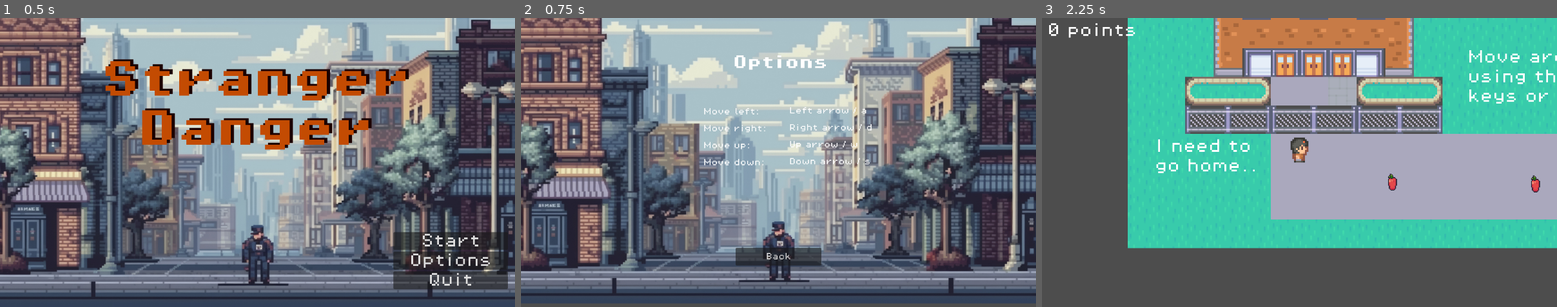
Above: before the commit, frames 1-3 (left to right).
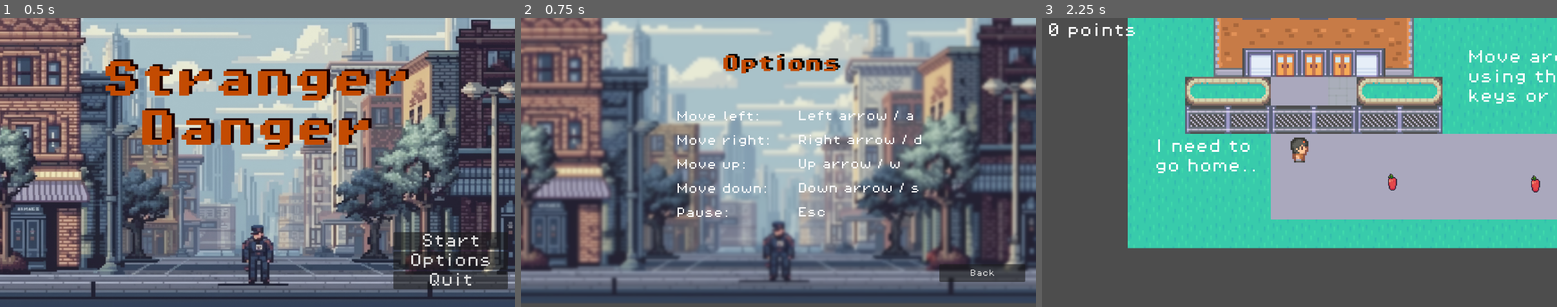
Above: after the commit, the same moments.

Repository: sapatel8/CitySafetyGame
Game: Godot game, scene res://scenes/control.tscn
Same seed, same stepped clock (60 frames per second), same inputs: the game is played once before the commit and once after it.
Inputs:
- Up to frame 1 (0.5 s): no input
- Up to frame 2 (0.75 s): click "Options" at 0.5 s
- Up to frame 3 (2.25 s): click "Back" at 1.25 s; click "Start" at 2 s

Frame 1 is identical in both runs. In frame 2, 12% of the frame differs, in the area x 0-100%, y 0-94%; in frame 3, nothing differs.

Commit message:
Added background music

Diff:
--- a/city-safety-game/project.godot
+++ b/city-safety-game/project.godot
@@ -14,6 +14,10 @@
 run/main_scene="uid://cwxr3g3qvat20"
 config/features=PackedStringArray("4.4", "Forward Plus")
 config/icon="res://assets/icon.svg"
+
+[autoload]
+
+AudioManager="*res://scripts/audio_manager.gd"
 
 [input]
 
--- a/city-safety-game/scenes/control.tscn
+++ b/city-safety-game/scenes/control.tscn
@@ -1,9 +1,10 @@
-[gd_scene load_steps=5 format=3 uid="uid://cwxr3g3qvat20"]
+[gd_scene load_steps=6 format=3 uid="uid://cwxr3g3qvat20"]
 
 [ext_resource type="FontFile" uid="uid://doecikw21csos" path="res://assets/fonts/PixelOperator8.ttf" id="1_5p55f"]
 [ext_resource type="Script" uid="uid://wqxerjp6dbch" path="res://scripts/control.gd" id="1_r67kn"]
 [ext_resource type="FontFile" uid="uid://dxg5l4vdlr1at" path="res://assets/fonts/PixelOperator8-Bold.ttf" id="3_brbbq"]
 [ext_resource type="Texture2D" uid="uid://cc16cy8foglt3" path="res://assets/8-bit-graphics-pixels-scene-with-police-office.jpg" id="4_8n18e"]
+[ext_resource type="Script" uid="uid://dmc6070r1gabm" path="res://scripts/audio_manager.gd" id="5_tjwpk"]
 
 [node name="MainMenu" type="Control"]
 layout_mode = 3
@@ -88,6 +89,9 @@
 horizontal_alignment = 1
 vertical_alignment = 1
 
+[node name="AudioManager" type="Node" parent="."]
+script = ExtResource("5_tjwpk")
+
 [connection signal="pressed" from="VBoxContainer/StartButton" to="." method="_on_start_button_pressed"]
 [connection signal="pressed" from="VBoxContainer/OptionButton" to="." method="_on_option_button_pressed"]
 [connection signal="pressed" from="VBoxContainer/QuitButton" to="." method="_on_quit_button_pressed"]
--- a/city-safety-game/scenes/endScreen.tscn
+++ b/city-safety-game/scenes/endScreen.tscn
@@ -62,10 +62,10 @@
 
 [node name="VBoxContainer" type="VBoxContainer" parent="."]
 layout_mode = 0
-offset_left = 1000.0
-offset_top = 564.0
-offset_right = 1128.0
-offset_bottom = 620.0
+offset_left = 944.0
+offset_top = 560.0
+offset_right = 1136.0
+offset_bottom = 616.0
 
 [node name="BackButton" type="Button" parent="VBoxContainer"]
 custom_minimum_size = Vector2(0, 40)
--- a/city-safety-game/scenes/level1.tscn
+++ b/city-safety-game/scenes/level1.tscn
@@ -1245,6 +1245,7 @@
 zoom = Vector2(4, 4)
 
 [node name="score label" type="Label" parent="Player/Camera2D2"]
+unique_name_in_owner = true
 offset_left = -141.0
 offset_top = -78.0
 offset_right = -88.0
@@ -1365,3 +1366,5 @@
 [node name="CollisionShape2D" type="CollisionShape2D" parent="WorldBoundaries/worldBoundary4"]
 position = Vector2(536.5, -88.5)
 shape = SubResource("RectangleShape2D_gnai3")
+
+[connection signal="timeout" from="GameManager/Timer" to="GameManager" method="_on_timer_timeout"]
--- a/city-safety-game/scenes/level2.tscn
+++ b/city-safety-game/scenes/level2.tscn
@@ -1464,3 +1464,5 @@
 &"": SubResource("AnimationLibrary_cqal4")
 }
 autoplay = "driving"
+
+[connection signal="timeout" from="GameManager/Timer" to="GameManager" method="_on_timer_timeout"]
--- a/city-safety-game/scenes/level3.tscn
+++ b/city-safety-game/scenes/level3.tscn
@@ -12,6 +12,21 @@
 [ext_resource type="PackedScene" uid="uid://caj7l4y6i8baw" path="res://scenes/yellow_car.tscn" id="10_qewby"]
 [ext_resource type="PackedScene" uid="uid://lis4noq0aeip" path="res://scenes/world_boundary.tscn" id="11_fh4ka"]
 [ext_resource type="PackedScene" uid="uid://d4xassdeglhd" path="res://scenes/killzone.tscn" id="12_qewby"]
+
+[sub_resource type="Animation" id="Animation_fh4ka"]
+length = 0.001
+tracks/0/type = "value"
+tracks/0/imported = false
+tracks/0/enabled = true
+tracks/0/path = NodePath(".:position")
+tracks/0/interp = 1
+tracks/0/loop_wrap = true
+tracks/0/keys = {
+"times": PackedFloat32Array(0),
+"transitions": PackedFloat32Array(1),
+"update": 0,
+"values": [Vector2(579, -260)]
+}
 
 [sub_resource type="Animation" id="Animation_6qt4k"]
 resource_name = "driving"
@@ -30,7 +45,13 @@
 "values": [Vector2(579, -260), Vector2(580, -135), Vector2(333, -133), Vector2(334, 57), Vector2(146, 57), Vector2(145, -258)]
 }
 
-[sub_resource type="Animation" id="Animation_fh4ka"]
+[sub_resource type="AnimationLibrary" id="AnimationLibrary_qewby"]
+_data = {
+&"RESET": SubResource("Animation_fh4ka"),
+&"driving": SubResource("Animation_6qt4k")
+}
+
+[sub_resource type="Animation" id="Animation_a114e"]
 length = 0.001
 tracks/0/type = "value"
 tracks/0/imported = false
@@ -42,13 +63,7 @@
 "times": PackedFloat32Array(0),
 "transitions": PackedFloat32Array(1),
 "update": 0,
-"values": [Vector2(579, -260)]
-}
-
-[sub_resource type="AnimationLibrary" id="AnimationLibrary_qewby"]
-_data = {
-&"RESET": SubResource("Animation_fh4ka"),
-&"driving": SubResource("Animation_6qt4k")
+"values": [Vector2(722, 55)]
 }
 
 [sub_resource type="Animation" id="Animation_e40mx"]
@@ -68,7 +83,13 @@
 "values": [Vector2(722, 55), Vector2(355, 54), Vector2(355, -112), Vector2(553, -113), Vector2(554, -259)]
 }
 
-[sub_resource type="Animation" id="Animation_a114e"]
+[sub_resource type="AnimationLibrary" id="AnimationLibrary_y1e0c"]
+_data = {
+&"RESET": SubResource("Animation_a114e"),
+&"driving": SubResource("Animation_e40mx")
+}
+
+[sub_resource type="Animation" id="Animation_got4s"]
 length = 0.001
 tracks/0/type = "value"
 tracks/0/imported = false
@@ -80,13 +101,7 @@
 "times": PackedFloat32Array(0),
 "transitions": PackedFloat32Array(1),
 "update": 0,
-"values": [Vector2(722, 55)]
-}
-
-[sub_resource type="AnimationLibrary" id="AnimationLibrary_y1e0c"]
-_data = {
-&"RESET": SubResource("Animation_a114e"),
-&"driving": SubResource("Animation_e40mx")
+"values": [Vector2(-100, 82)]
 }
 
 [sub_resource type="Animation" id="Animation_bradm"]
@@ -104,21 +119,6 @@
 "transitions": PackedFloat32Array(1, 1, 1, 1),
 "update": 0,
 "values": [Vector2(-100, 82), Vector2(151, 86), Vector2(152, -133), Vector2(-98, -130)]
-}
-
-[sub_resource type="Animation" id="Animation_got4s"]
-length = 0.001
-tracks/0/type = "value"
-tracks/0/imported = false
-tracks/0/enabled = true
-tracks/0/path = NodePath(".:position")
-tracks/0/interp = 1
-tracks/0/loop_wrap = true
-tracks/0/keys = {
-"times": PackedFloat32Array(0),
-"transitions": PackedFloat32Array(1),
-"update": 0,
-"values": [Vector2(-100, 82)]
 }
 
 [sub_resource type="AnimationLibrary" id="AnimationLibrary_e40mx"]
@@ -1520,3 +1520,16 @@
 
 [node name="CollisionPolygon2D" type="CollisionPolygon2D" parent="RoadZones/Killzone3"]
 polygon = PackedVector2Array(366, -271, 365, -143, 382, -142, 382, -97, 365, -99, 366, 7, 322, 7, 322, -100, 158, -100, 157, -91, 114, -90, 114, -101, -114, -98, -113, -144, 115, -143, 114, -273, 157, -273, 158, -143, 320, -141, 323, -277)
+
+[node name="Label" type="Label" parent="."]
+z_index = 1
+offset_left = 43.0
+offset_top = 20.0
+offset_right = 107.0
+offset_bottom = 39.0
+theme_override_fonts/font = ExtResource("3_b72m1")
+theme_override_font_sizes/font_size = 8
+text = "Watch out
+for cars!!"
+
+[connection signal="timeout" from="GameManager/Timer" to="GameManager" method="_on_timer_timeout"]
--- a/city-safety-game/scenes/level4.tscn
+++ b/city-safety-game/scenes/level4.tscn
@@ -1241,6 +1241,21 @@
 [sub_resource type="RectangleShape2D" id="RectangleShape2D_2vnbt"]
 size = Vector2(65.5, 662.5)
 
+[sub_resource type="Animation" id="Animation_ivevn"]
+length = 0.001
+tracks/0/type = "value"
+tracks/0/imported = false
+tracks/0/enabled = true
+tracks/0/path = NodePath(".:position")
+tracks/0/interp = 1
+tracks/0/loop_wrap = true
+tracks/0/keys = {
+"times": PackedFloat32Array(0),
+"transitions": PackedFloat32Array(1),
+"update": 0,
+"values": [Vector2(724, 60)]
+}
+
 [sub_resource type="Animation" id="Animation_ekyvo"]
 resource_name = "driving"
 length = 3.0
@@ -1258,7 +1273,13 @@
 "values": [Vector2(724, 60), Vector2(-81, 60)]
 }
 
-[sub_resource type="Animation" id="Animation_ivevn"]
+[sub_resource type="AnimationLibrary" id="AnimationLibrary_j8vkp"]
+_data = {
+&"RESET": SubResource("Animation_ivevn"),
+&"driving": SubResource("Animation_ekyvo")
+}
+
+[sub_resource type="Animation" id="Animation_cev7d"]
 length = 0.001
 tracks/0/type = "value"
 tracks/0/imported = false
@@ -1270,13 +1291,7 @@
 "times": PackedFloat32Array(0),
 "transitions": PackedFloat32Array(1),
 "update": 0,
-"values": [Vector2(724, 60)]
-}
-
-[sub_resource type="AnimationLibrary" id="AnimationLibrary_j8vkp"]
-_data = {
-&"RESET": SubResource("Animation_ivevn"),
-&"driving": SubResource("Animation_ekyvo")
+"values": [Vector2(-81, 162)]
 }
 
 [sub_resource type="Animation" id="Animation_oykdx"]
@@ -1296,7 +1311,13 @@
 "values": [Vector2(-81, 162), Vector2(200, 162), Vector2(200, 82), Vector2(569, 84), Vector2(569, 162), Vector2(721, 163)]
 }
 
-[sub_resource type="Animation" id="Animation_cev7d"]
+[sub_resource type="AnimationLibrary" id="AnimationLibrary_xtaj5"]
+_data = {
+&"RESET": SubResource("Animation_cev7d"),
+&"driving": SubResource("Animation_oykdx")
+}
+
+[sub_resource type="Animation" id="Animation_la4bi"]
 length = 0.001
 tracks/0/type = "value"
 tracks/0/imported = false
@@ -1308,13 +1329,7 @@
 "times": PackedFloat32Array(0),
 "transitions": PackedFloat32Array(1),
 "update": 0,
-"values": [Vector2(-81, 162)]
-}
-
-[sub_resource type="AnimationLibrary" id="AnimationLibrary_xtaj5"]
-_data = {
-&"RESET": SubResource("Animation_cev7d"),
-&"driving": SubResource("Animation_oykdx")
+"values": [Vector2(385, 321)]
 }
 
 [sub_resource type="Animation" id="Animation_m8ews"]
@@ -1334,7 +1349,13 @@
 "values": [Vector2(385, 321), Vector2(385, 306), Vector2(561, 306), Vector2(562, 136), Vector2(173, 136), Vector2(173, 321)]
 }
 
-[sub_resource type="Animation" id="Animation_la4bi"]
+[sub_resource type="AnimationLibrary" id="AnimationLibrary_o7eol"]
+_data = {
+&"RESET": SubResource("Animation_la4bi"),
+&"driving": SubResource("Animation_m8ews")
+}
+
+[sub_resource type="Animation" id="Animation_ih1td"]
 length = 0.001
 tracks/0/type = "value"
 tracks/0/imported = false
@@ -1346,13 +1367,7 @@
 "times": PackedFloat32Array(0),
 "transitions": PackedFloat32Array(1),
 "update": 0,
-"values": [Vector2(385, 321)]
-}
-
-[sub_resource type="AnimationLibrary" id="AnimationLibrary_o7eol"]
-_data = {
-&"RESET": SubResource("Animation_la4bi"),
-&"driving": SubResource("Animation_m8ews")
+"values": [Vector2(192, 321)]
 }
 
 [sub_resource type="Animation" id="Animation_bx2t0"]
@@ -1372,7 +1387,13 @@
 "values": [Vector2(192, 321), Vector2(195, -264)]
 }
 
-[sub_resource type="Animation" id="Animation_ih1td"]
+[sub_resource type="AnimationLibrary" id="AnimationLibrary_6cil5"]
+_data = {
+&"RESET": SubResource("Animation_ih1td"),
+&"driving": SubResource("Animation_bx2t0")
+}
+
+[sub_resource type="Animation" id="Animation_sh1tq"]
 length = 0.001
 tracks/0/type = "value"
 tracks/0/imported = false
@@ -1384,13 +1405,7 @@
 "times": PackedFloat32Array(0),
 "transitions": PackedFloat32Array(1),
 "update": 0,
-"values": [Vector2(192, 321)]
-}
-
-[sub_resource type="AnimationLibrary" id="AnimationLibrary_6cil5"]
-_data = {
-&"RESET": SubResource("Animation_ih1td"),
-&"driving": SubResource("Animation_bx2t0")
+"values": [Vector2(118, 192)]
 }
 
 [sub_resource type="Animation" id="Animation_x02yq"]
@@ -1410,7 +1425,13 @@
 "values": [Vector2(149, 192), Vector2(27, 192), Vector2(24, 316)]
 }
 
-[sub_resource type="Animation" id="Animation_sh1tq"]
+[sub_resource type="AnimationLibrary" id="AnimationLibrary_xu66h"]
+_data = {
+&"RESET": SubResource("Animation_sh1tq"),
+&"walking": SubResource("Animation_x02yq")
+}
+
+[sub_resource type="Animation" id="Animation_nso2f"]
 length = 0.001
 tracks/0/type = "value"
 tracks/0/imported = false
@@ -1422,13 +1443,7 @@
 "times": PackedFloat32Array(0),
 "transitions": PackedFloat32Array(1),
 "update": 0,
-"values": [Vector2(118, 192)]
-}
-
-[sub_resource type="AnimationLibrary" id="AnimationLibrary_xu66h"]
-_data = {
-&"RESET": SubResource("Animation_sh1tq"),
-&"walking": SubResource("Animation_x02yq")
+"values": [Vector2(605, 251)]
 }
 
 [sub_resource type="Animation" id="Animation_ig6gj"]
@@ -1448,21 +1463,6 @@
 "values": [Vector2(595, 251), Vector2(721, 251), Vector2(721, 192), Vector2(595, 192), Vector2(595, 251)]
 }
 
-[sub_resource type="Animation" id="Animation_nso2f"]
-length = 0.001
-tracks/0/type = "value"
-tracks/0/imported = false
-tracks/0/enabled = true
-tracks/0/path = NodePath(".:position")
-tracks/0/interp = 1
-tracks/0/loop_wrap = true
-tracks/0/keys = {
-"times": PackedFloat32Array(0),
-"transitions": PackedFloat32Array(1),
-"update": 0,
-"values": [Vector2(605, 251)]
-}
-
 [sub_resource type="AnimationLibrary" id="AnimationLibrary_sai06"]
 _data = {
 &"RESET": SubResource("Animation_nso2f"),
@@ -1598,6 +1598,9 @@
 [node name="apple25" parent="Apples" instance=ExtResource("4_vxn4p")]
 position = Vector2(696, 65)
 
+[node name="apple2" parent="Apples" instance=ExtResource("4_vxn4p")]
+position = Vector2(-79, 194)
+
 [node name="Roadzones" type="Node" parent="."]
 
 [node name="Killzone3" parent="Roadzones" instance=ExtResource("8_5cjb5")]
@@ -1727,3 +1730,24 @@
 &"": SubResource("AnimationLibrary_sai06")
 }
 autoplay = "walking"
+
+[node name="StrangerAlert" type="Label" parent="."]
+z_index = 1
+offset_left = 23.0
+offset_top = 145.0
+offset_right = 107.0
+offset_bottom = 168.0
+theme_override_fonts/font = ExtResource("3_5cjb5")
+theme_override_font_sizes/font_size = 8
+text = "Don't talk
+to strangers!"
+
+[node name="homeText" type="Label" parent="."]
+z_index = 1
+offset_left = 584.0
+offset_top = 28.0
+offset_right = 670.0
+offset_bottom = 38.0
+theme_override_fonts/font = ExtResource("3_5cjb5")
+theme_override_font_sizes/font_size = 8
+text = "Home at last!!"
--- a/city-safety-game/scenes/main.tscn
+++ b/city-safety-game/scenes/main.tscn
@@ -1225,6 +1225,7 @@
 zoom = Vector2(4, 4)
 
 [node name="score label" type="Label" parent="Player/Camera2D2"]
+unique_name_in_owner = true
 offset_left = -141.0
 offset_top = -78.0
 offset_right = -88.0
--- a/city-safety-game/scenes/options_screen.tscn
+++ b/city-safety-game/scenes/options_screen.tscn
@@ -1,9 +1,14 @@
-[gd_scene load_steps=5 format=3 uid="uid://bmjpg5ys3gk1x"]
+[gd_scene load_steps=7 format=3 uid="uid://bmjpg5ys3gk1x"]
 
 [ext_resource type="Script" uid="uid://ca50h4nfnhch1" path="res://scripts/options_screen.gd" id="1_8c6mt"]
 [ext_resource type="FontFile" uid="uid://doecikw21csos" path="res://assets/fonts/PixelOperator8.ttf" id="1_ffprp"]
 [ext_resource type="Texture2D" uid="uid://cc16cy8foglt3" path="res://assets/8-bit-graphics-pixels-scene-with-police-office.jpg" id="2_b7fgw"]
+[ext_resource type="Shader" uid="uid://cx6wrnmmoro6x" path="res://scenes/pause_menu.gdshader" id="3_rp22q"]
 [ext_resource type="FontFile" uid="uid://dxg5l4vdlr1at" path="res://assets/fonts/PixelOperator8-Bold.ttf" id="4_rp22q"]
+
+[sub_resource type="ShaderMaterial" id="ShaderMaterial_2oknb"]
+shader = ExtResource("3_rp22q")
+shader_parameter/amount = 3.0
 
 [node name="options screen" type="Control"]
 layout_mode = 3
@@ -20,6 +25,12 @@
 texture = ExtResource("2_b7fgw")
 metadata/_edit_lock_ = true
 
+[node name="ColorRect" type="ColorRect" parent="."]
+material = SubResource("ShaderMaterial_2oknb")
+offset_top = -8.0
+offset_right = 1168.0
+offset_bottom = 640.0
+
 [node name="VBoxContainer" type="VBoxContainer" parent="."]
 custom_minimum_size = Vector2(130, 40)
 layout_mode = 1
@@ -28,10 +39,10 @@
 anchor_top = 0.795
 anchor_right = 0.557
 anchor_bottom = 1.0
-offset_left = -31.488
-offset_top = -0.160034
-offset_right = 30.336
-offset_bottom = -93.0
+offset_left = 424.512
+offset_top = 36.84
+offset_right = 486.336
+offset_bottom = -56.0
 grow_horizontal = 2
 grow_vertical = 0
 
@@ -42,19 +53,24 @@
 theme_override_fonts/font = ExtResource("1_ffprp")
 theme_override_font_sizes/font_size = 16
 text = "Back"
+metadata/_edit_lock_ = true
 
 [node name="OptionsTitle" type="Label" parent="."]
 layout_mode = 1
 anchors_preset = 5
 anchor_left = 0.5
 anchor_right = 0.5
-offset_left = -88.0
+offset_left = -128.0
 offset_top = 84.0
-offset_right = 96.0
-offset_bottom = 116.0
+offset_right = 137.0
+offset_bottom = 124.0
 grow_horizontal = 2
+theme_override_colors/font_color = Color(0.764706, 0.294118, 0.00784314, 1)
+theme_override_colors/font_shadow_color = Color(0, 0, 0, 1)
+theme_override_constants/shadow_offset_x = 6
+theme_override_constants/shadow_offset_y = -3
 theme_override_fonts/font = ExtResource("4_rp22q")
-theme_override_font_sizes/font_size = 32
+theme_override_font_sizes/font_size = 40
 text = "Options"
 
 [node name="ControlsText" type="Label" parent="."]
@@ -64,21 +80,23 @@
 anchor_top = 0.233
 anchor_right = 0.519
 anchor_bottom = 0.506
-offset_left = -40.128
-offset_top = 51.016
-offset_right = -39.888
-offset_bottom = 4.112
+offset_left = -101.128
+offset_top = 57.516
+offset_right = -25.888
+offset_bottom = 120.612
 grow_horizontal = 2
 grow_vertical = 2
 theme_override_fonts/font = ExtResource("1_ffprp")
-theme_override_font_sizes/font_size = 16
+theme_override_font_sizes/font_size = 24
 text = "Move left:
 
 Move right:
 
 Move up:
 
-Move down: "
+Move down:
+
+Pause:"
 metadata/_edit_group_ = true
 
 [node name="gameplay control text" type="Label" parent="."]
@@ -88,19 +106,21 @@
 anchor_top = 0.296
 anchor_right = 0.717
 anchor_bottom = 0.5
-offset_left = -40.512
-offset_top = 8.192
-offset_right = -39.9839
-offset_bottom = 12.0
+offset_left = -21.512
+offset_top = 16.192
+offset_right = 72.016
+offset_bottom = 124.0
 theme_override_fonts/font = ExtResource("1_ffprp")
-theme_override_font_sizes/font_size = 16
+theme_override_font_sizes/font_size = 24
 text = "Left arrow / a
 
 Right arrow / d
 
 Up arrow / w
 
-Down arrow / s"
+Down arrow / s
+
+Esc"
 metadata/_edit_group_ = true
 
 [connection signal="pressed" from="VBoxContainer/BackButton" to="." method="_on_back_button_pressed"]
--- /dev/null
+++ b/city-safety-game/scripts/audio_manager.gd
@@ -0,0 +1,10 @@
+extends Node
+
+@onready var music_player := AudioStreamPlayer.new()
+
+func _ready():
+	music_player.autoplay = true
+	add_child(music_player)
+	music_player.volume_db = -10
+	music_player.stream = preload("res://assets/sounds/best-game-console-301284.mp3")
+	music_player.play()
--- a/city-safety-game/scripts/game_manager.gd
+++ b/city-safety-game/scripts/game_manager.gd
@@ -4,11 +4,12 @@
 var paused = false
 var current_level := -1
 var level = 0
-@onready var timer: Timer = $Timer
-#@onready var score_label: Label = %"score label"
+
+
+@onready var score_label: Label = %"score label"
 @onready var alert: Label = %alert
 @onready var pause_menu: Control = %PauseMenu
-@onready var score_label: Label = $"../Player/Camera2D2/score label"
+@onready var timer: Timer = %Timer
 
 func _ready() -> void:
 	if score == null:
Not shown, added: city-safety-game/assets/sounds/best-game-console-301284.mp3.import
Not shown, added: city-safety-game/scripts/audio_manager.gd.uid
Not shown, added: city-safety-game/assets/sounds/best-game-console-301284.mp3
